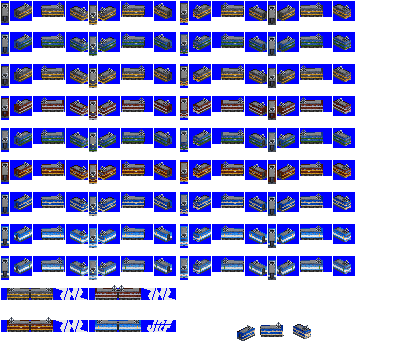
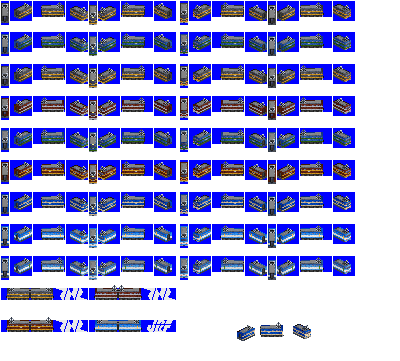
Layered file, before and after one edit (400x361). Changes by layer:
added layer "couplings" above "taillights" over [6, 13, 324, 331]
